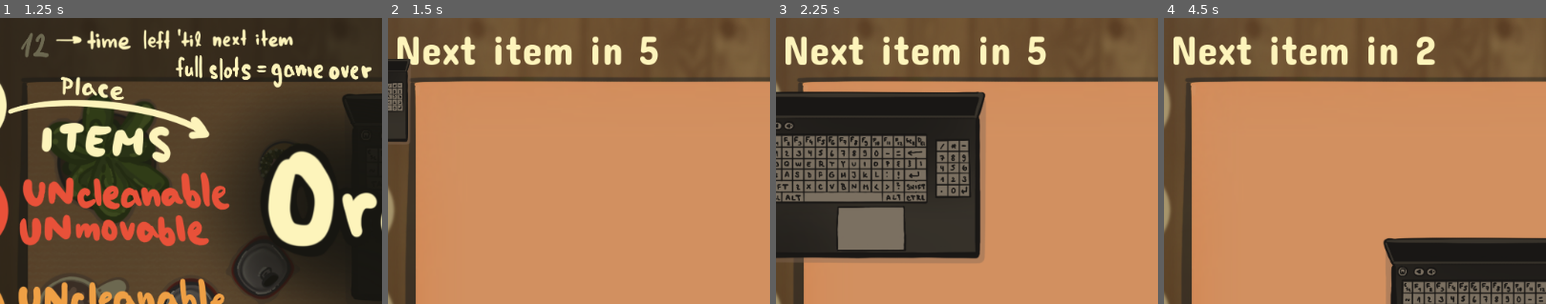
Above: before the commit, frames 1-4 (left to right).
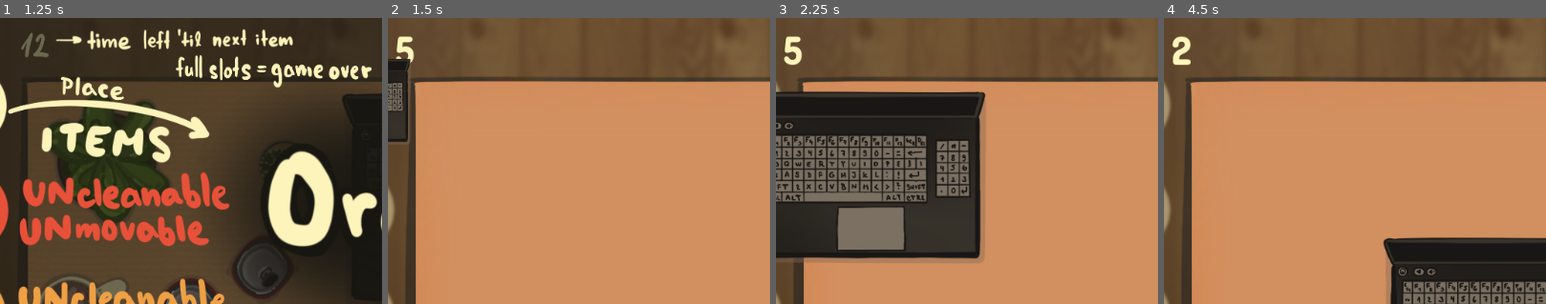
Above: after the commit, the same moments.

Repository: Nekaque/GJTraining
Game: Godot game, scene res://scenes/menu.tscn
The game is run twice, just before and just after one commit, with the same random seed, the same clock (stepped at 60 frames per second) and the same inputs.
Inputs (mouse positions are % of the whole screen's width and height, from its top left):
- Up to frame 1 (1.25 s): click (50, 41) at 0.5 s
- Up to frame 2 (1.5 s): click (95, 5) at 1.25 s
- Up to frame 3 (2.25 s): tap Enter at 2 s; drag from (7, 15) to (57, 53) at 2.02 s
- Up to frame 4 (4.5 s): tap Space at 2.75 s; drag from (7, 34) to (57, 53) at 2.77 s; move the mouse to (7, 52) at 3.52 s; press the mouse at (7, 52) at 3.53 s; release the mouse at (7, 52) at 4.25 s; tap Enter at 4.25 s; drag from (7, 71) to (57, 55) at 4.27 s
The pictures show only the part of the screen within x 12-62%, y 0-50%; the shares and areas given below are measured in that part.

Frame 1 is identical in both runs. In frame 2, 2.8% of the frame differs, in the area x 2-71%, y 6-17%; in frame 3, 2.8%; in frame 4, 2.9%.

Commit message:
buttons hovering done

Diff:
--- a/scenes/main.tscn
+++ b/scenes/main.tscn
@@ -71,12 +71,11 @@
 offset_bottom = 40.0
 texture = ExtResource("5_tbgi4")
 
-[node name="TextureButton" type="TextureButton" parent="Tutorial"]
+[node name="cross" type="TextureButton" parent="Tutorial"]
 offset_left = 954.0
 offset_top = 15.0
 offset_right = 1000.0
 offset_bottom = 65.0
-mouse_default_cursor_shape = 2
 texture_normal = ExtResource("6_tefeu")
 
 [node name="End" type="CanvasLayer" parent="."]
@@ -108,20 +107,26 @@
 mouse_default_cursor_shape = 2
 texture_normal = ExtResource("6_tefeu")
 
-[node name="Button" type="Button" parent="End"]
+[node name="restart" type="Button" parent="End"]
 offset_left = 829.0
 offset_top = 566.0
 offset_right = 904.0
 offset_bottom = 597.0
 text = "RESTART"
 
-[node name="Button2" type="Button" parent="End"]
+[node name="main_menu" type="Button" parent="End"]
 offset_left = 45.0
 offset_top = 519.0
 offset_right = 287.0
 offset_bottom = 680.0
 
 [connection signal="timeout" from="Timer" to="." method="_on_timer_timeout"]
-[connection signal="pressed" from="Tutorial/TextureButton" to="." method="_on_texture_button_pressed"]
-[connection signal="pressed" from="End/Button" to="." method="_on_button_pressed"]
-[connection signal="pressed" from="End/Button2" to="." method="_on_button_2_pressed"]
+[connection signal="mouse_entered" from="Tutorial/cross" to="." method="_on_cross_mouse_entered"]
+[connection signal="mouse_exited" from="Tutorial/cross" to="." method="_on_cross_mouse_exited"]
+[connection signal="pressed" from="Tutorial/cross" to="." method="_on_texture_button_pressed"]
+[connection signal="mouse_entered" from="End/restart" to="." method="_on_restart_mouse_entered"]
+[connection signal="mouse_exited" from="End/restart" to="." method="_on_restart_mouse_exited"]
+[connection signal="pressed" from="End/restart" to="." method="_on_button_pressed"]
+[connection signal="mouse_entered" from="End/main_menu" to="." method="_on_main_menu_mouse_entered"]
+[connection signal="mouse_exited" from="End/main_menu" to="." method="_on_main_menu_mouse_exited"]
+[connection signal="pressed" from="End/main_menu" to="." method="_on_button_2_pressed"]
--- a/scenes/menu.tscn
+++ b/scenes/menu.tscn
@@ -13,7 +13,7 @@
 offset_bottom = 40.0
 texture = ExtResource("2_mhnvy")
 
-[node name="TextureButton" type="TextureButton" parent="."]
+[node name="play" type="TextureButton" parent="."]
 offset_left = 421.0
 offset_top = 273.0
 offset_right = 613.0
@@ -21,4 +21,6 @@
 texture_normal = ExtResource("1_vjb58")
 texture_hover = ExtResource("2_con2f")
 
-[connection signal="pressed" from="TextureButton" to="." method="_on_texture_button_pressed"]
+[connection signal="mouse_entered" from="play" to="." method="_on_play_mouse_entered"]
+[connection signal="mouse_exited" from="play" to="." method="_on_play_mouse_exited"]
+[connection signal="pressed" from="play" to="." method="_on_texture_button_pressed"]
--- a/scripts/item.gd
+++ b/scripts/item.gd
@@ -9,16 +9,19 @@
 @onready var colliders = [$PlateCollider, $BookCollider, $CoffeeCollider, $CanCollider, $PcCollider, $CactusCollider, $PencilCollider, $PenCollider, $PlantCollider]
 @onready var sprite = $Sprite
 var type = -1
+var hover = load("res://assets/buttons/hand_hover.png")
+var default = load("res://assets/buttons/hand_default.png")
+
 
 func _ready() -> void: pass
 
 func _on_mouse_entered() -> void:
 	mouse_in = true
-	Input.set_custom_mouse_cursor(load("res://assets/buttons/hand_hover.png"))
+	Input.set_custom_mouse_cursor(hover)
 
 func _on_mouse_exited() -> void:
 	mouse_in = false
-	Input.set_custom_mouse_cursor(load("res://assets/buttons/hand_default.png"))
+	Input.set_custom_mouse_cursor(default, 0, Vector2(2,2))
 
 func _on_area_entered(area: Area2D) -> void:
 	if (area.is_in_group('Items') and from == -1): Coll.collisions +=1
--- a/scripts/main.gd
+++ b/scripts/main.gd
@@ -15,6 +15,7 @@
 var default = load("res://assets/buttons/hand_default.png")
 var no_table = load("res://assets/buttons/hand_nontable.png")
 var table = load("res://assets/buttons/hand_table.png")
+var hover = load("res://assets/buttons/hand_hover.png")
 @onready var timer = $Timer
 @onready var label = $Label
 
@@ -65,7 +66,7 @@
 		else: Input.set_custom_mouse_cursor(no_table)
 	rest -= delta
 	var t = int(rest)+1
-	label.text = 'Next item in '+str(t)
+	label.text = str(t)
 
 func _input(event: InputEvent) -> void:
 	if event is InputEventMouseButton and event.button_index == MOUSE_BUTTON_LEFT:
@@ -80,7 +81,7 @@
 							break
 						else: shaking()
 		elif dragging:
-			Input.set_custom_mouse_cursor(default)
+			Input.set_custom_mouse_cursor(default, 0, Vector2(2,2))
 			if Coll.collisions >= 1 or !dragging.on_table:
 				dragging.position = dragging.init_pos
 				if (dragging.from >= 0): dragging.global_scale = Vector2(0.4,0.4)
@@ -135,3 +136,10 @@
 func _on_button_2_pressed() -> void:
 	get_tree().paused = false
 	get_tree().change_scene_to_file("res://scenes/menu.tscn")
+
+func _on_restart_mouse_entered() -> void: Input.set_custom_mouse_cursor(hover)
+func _on_restart_mouse_exited() -> void: Input.set_custom_mouse_cursor(default, 0, Vector2(2,2))
+func _on_main_menu_mouse_entered() -> void: Input.set_custom_mouse_cursor(hover)
+func _on_main_menu_mouse_exited() -> void: Input.set_custom_mouse_cursor(default, 0, Vector2(2,2))
+func _on_cross_mouse_entered() -> void: Input.set_custom_mouse_cursor(hover)
+func _on_cross_mouse_exited() -> void: Input.set_custom_mouse_cursor(default, 0, Vector2(2,2))
--- a/scripts/menu.gd
+++ b/scripts/menu.gd
@@ -1,7 +1,19 @@
 extends Node2D
 
+var default = load("res://assets/buttons/hand_default.png")
+var hover = load("res://assets/buttons/hand_hover.png")
+
 func _ready() -> void:
-	Input.set_custom_mouse_cursor(load("res://assets/buttons/hand_default.png"))
+	Input.set_custom_mouse_cursor(default, 0, Vector2(2,2))
 
 func _on_texture_button_pressed() -> void:
 	get_tree().change_scene_to_file("res://scenes/main.tscn")
+
+
+func _on_play_mouse_entered() -> void:
+	Input.set_custom_mouse_cursor(hover)
+
+
+
+func _on_play_mouse_exited() -> void:
+	Input.set_custom_mouse_cursor(default, 0, Vector2(2,2))
Not shown, added: assets/buttons/mm1.png.import
Not shown, added: assets/buttons/mm2.png.import
Not shown, added: assets/buttons/restart1.png.import
Not shown, added: assets/buttons/restart2.png.import
